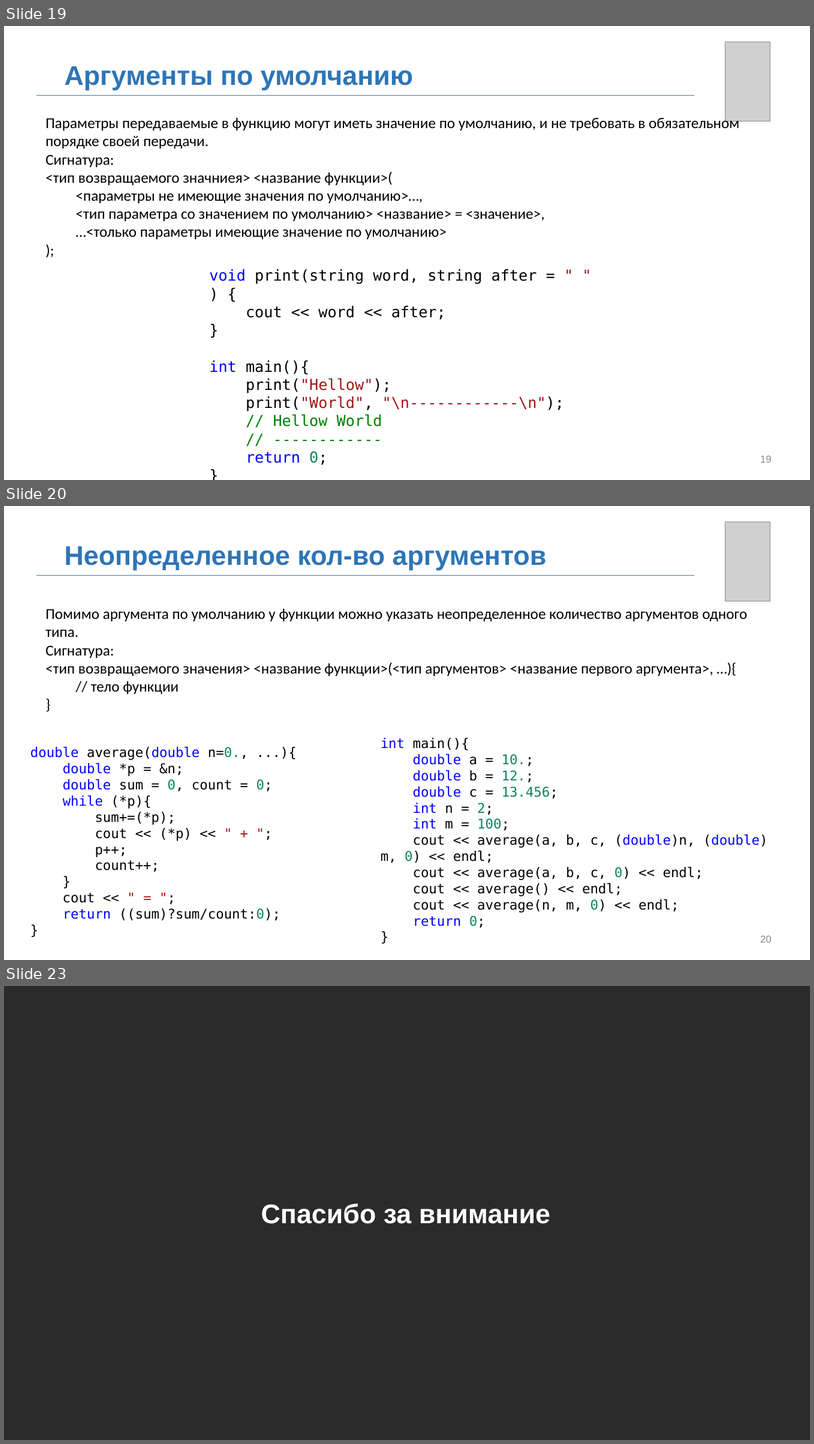
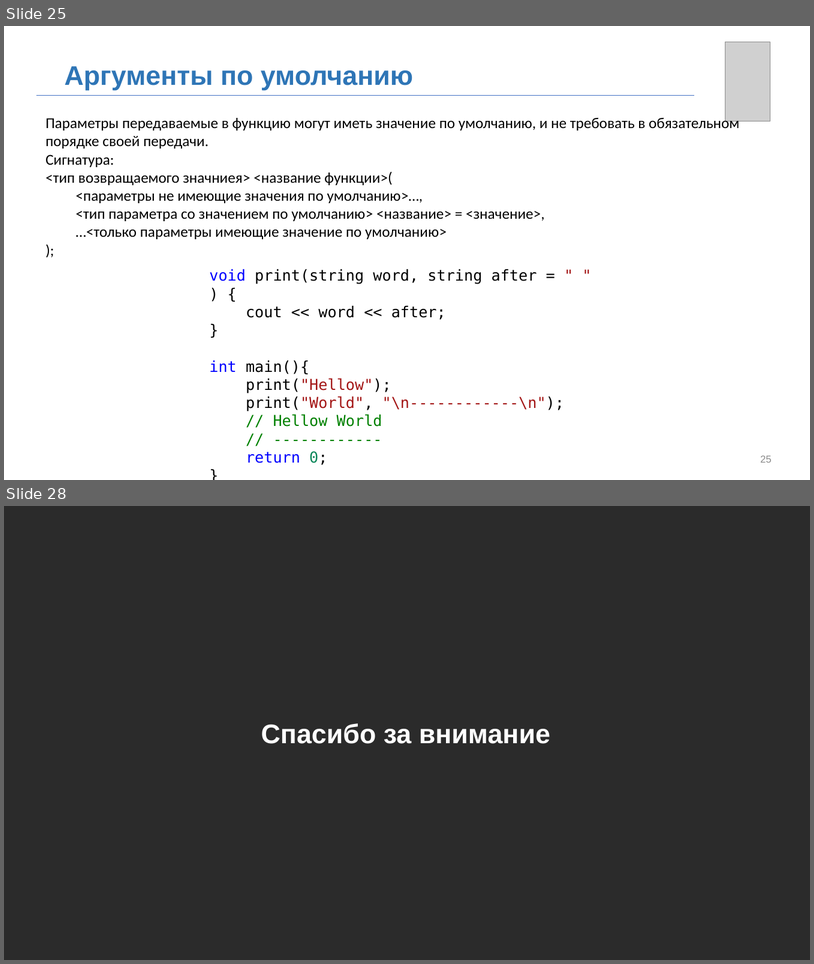
Before and after one commit to MUCTR-IKT-CPP/cpp_course, a slide deck: Лекции/2025/3/Пользовательские типы, структры, объединения.pptx. Shown one above the other, each under a label of ours: slides 19, 20 and 23 before the commit, slides 25 and 28 after it; the slides between them are not shown. The pictures are 814x1444 and 814x964 pixels, drawn with LibreOffice and Linux fonts; fonts in the diff are those of the drawing; grey boxes stand for pictures; background and template pictures are left out; a plain dark background stands for a picture behind light text. Boxes give left, top, right and bottom in pixels: in the first picture for what was removed or moved away, otherwise in the second. Text is boxed around its words. In the diff, an @@ line names an element or a change of style, - is before the commit and + after.

```diff
--- a/Лекции/2025/3/Пользовательские типы, структры, объединения.pptx
+++ b/Лекции/2025/3/Пользовательские типы, структры, объединения.pptx
@@ slide 20 removed at (x1=4, y1=506, x2=810, y2=960), background picture (left out) @@
@@ picture removed at (x1=726, y1=522, x2=770, y2=601) @@
@@ text removed at (x1=65, y1=546, x2=547, y2=570) @@
-Неопределенное кол-во аргументов
@@ line removed from (36, 575) to (695, 575) @@
@@ text removed at (x1=45, y1=609, x2=747, y2=694) @@
-Помимо аргумента по умолчанию у функции можно указать неопределенное количество аргументов одного типа.
-Сигнатура:
-<тип возвращаемого значения> <название функции>(<тип аргументов> <название первого аргумента>, …){
-// тело функции
-}
@@ text removed at (x1=381, y1=738, x2=768, y2=927) @@
-int main(){
-double a = 10.;
-double b = 12.;
-double c = 13.456;
-int n = 2;
-int m = 100;
-cout << average(a, b, c, (double)n, (double)m, 0) << endl;
-cout << average(a, b, c, 0) << endl;
-cout << average() << endl;
-cout << average(n, m, 0) << endl;
-return 0;
-}
@@ text removed at (x1=30, y1=747, x2=281, y2=920) @@
-double average(double n=0., ...){
-double *p = &n;
-double sum = 0, count = 0;
-while (*p){
-sum+=(*p);
-cout << (*p) << " + ";
-p++;
-count++;
-}
-cout << " = ";
-return ((sum)?sum/count:0);
-}
@@ page number removed at (x1=761, y1=935, x2=772, y2=942) @@
-20
@@ what was slide 19 is now slide 25 @@
@@ page number at (x1=761, y1=455, x2=772, y2=462): text changed @@
-19
+25
@@ what was slide 23 is now slide 28 @@
```
Also in this commit, not shown: 8 slides changed, 6 slides added, 1 other file.
